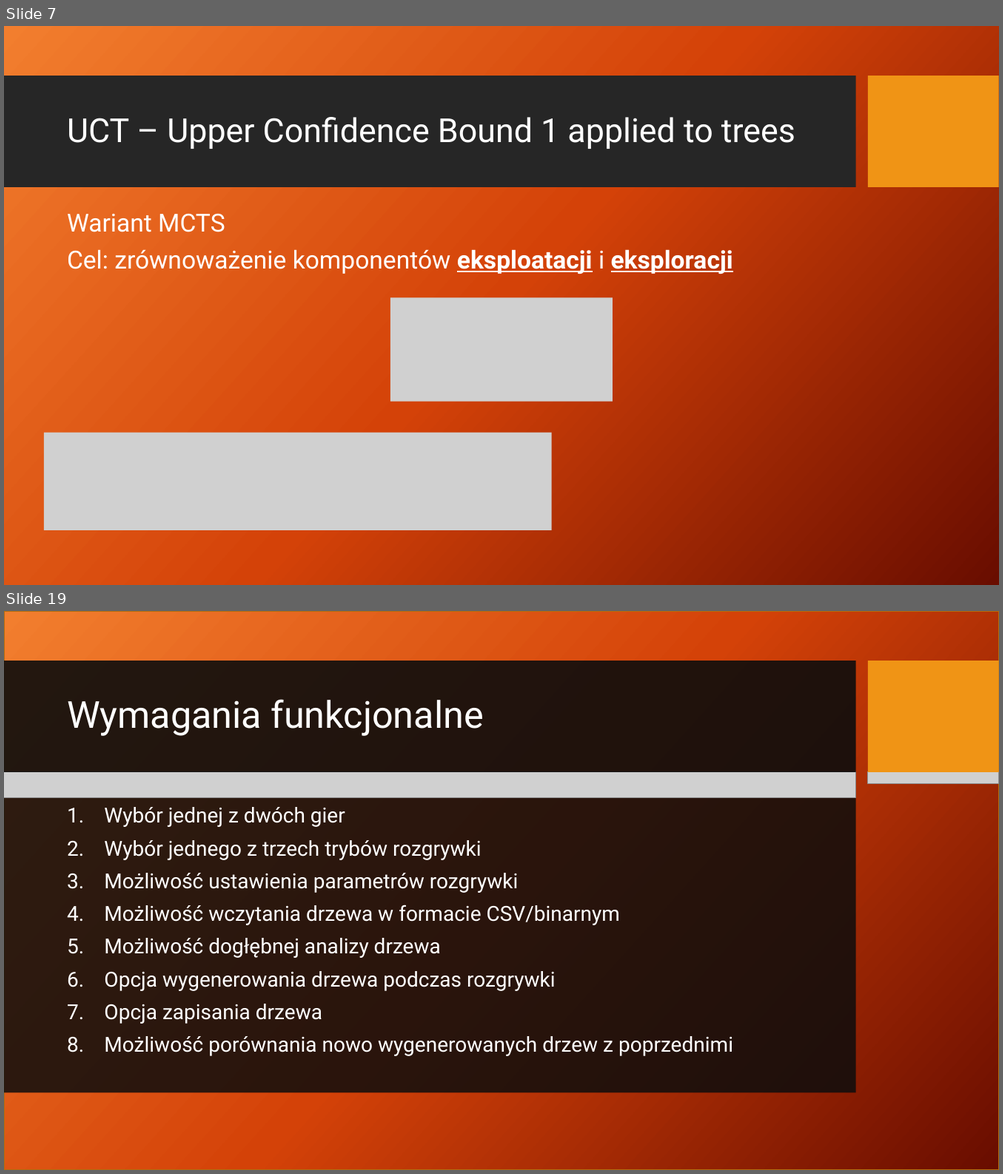
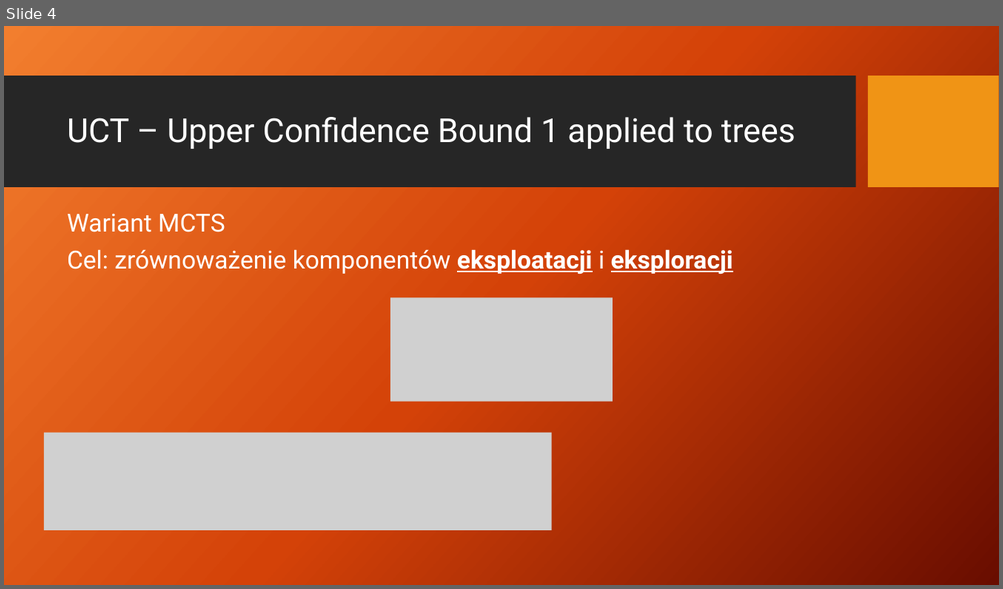
Before and after one commit to patrykf-dev/uct-visualisation-thesis, a slide deck: doc/prezentacja-02/UCT_finish_presentation.pptx. Shown one above the other, each under a label of ours: slides 7 and 19 before the commit, slide 4 after it; the slides between them are not shown. The pictures are 1003x1174 and 1003x589 pixels, drawn with LibreOffice and Linux fonts; fonts in the diff are those of the drawing; grey boxes stand for pictures; background and template pictures are left out. Boxes give left, top, right and bottom in pixels: in the first picture for what was removed or moved away, otherwise in the second. Text is boxed around its words. In the diff, an @@ line names an element or a change of style, - is before the commit and + after.

```diff
--- a/doc/prezentacja-02/UCT_finish_presentation.pptx
+++ b/doc/prezentacja-02/UCT_finish_presentation.pptx
@@ slide 19 removed at (4, 611, 999, 1170), background picture (left out); not listed: 1 template element that a slide beside it also shows @@
@@ rectangle removed at (4, 611, 999, 1170) @@
@@ rectangle removed at (4, 661, 855, 773) @@
@@ rectangle removed at (868, 661, 999, 773) @@
@@ title removed at (67, 699, 484, 736) @@
-Wymagania funkcjonalne
@@ rectangle removed at (4, 783, 856, 1093) @@
@@ picture removed at (4, 772, 855, 797) @@
@@ picture removed at (868, 772, 999, 784) @@
@@ text removed at (104, 807, 733, 1056) @@
-1. Wybór jednej z dwóch gier
-2. Wybór jednego z trzech trybów rozgrywki
-3. Możliwość ustawienia parametrów rozgrywki
-4. Możliwość wczytania drzewa w formacie CSV/binarnym
-5. Możliwość dogłębnej analizy drzewa
-6. Opcja wygenerowania drzewa podczas rozgrywki
-7. Opcja zapisania drzewa
-8. Możliwość porównania nowo wygenerowanych drzew z poprzednimi
@@ what was slide 7 is now slide 4 @@
```
Also in this commit, not shown: 1 slide changed, 12 slides added, 49 other slides removed, 1 other file.
